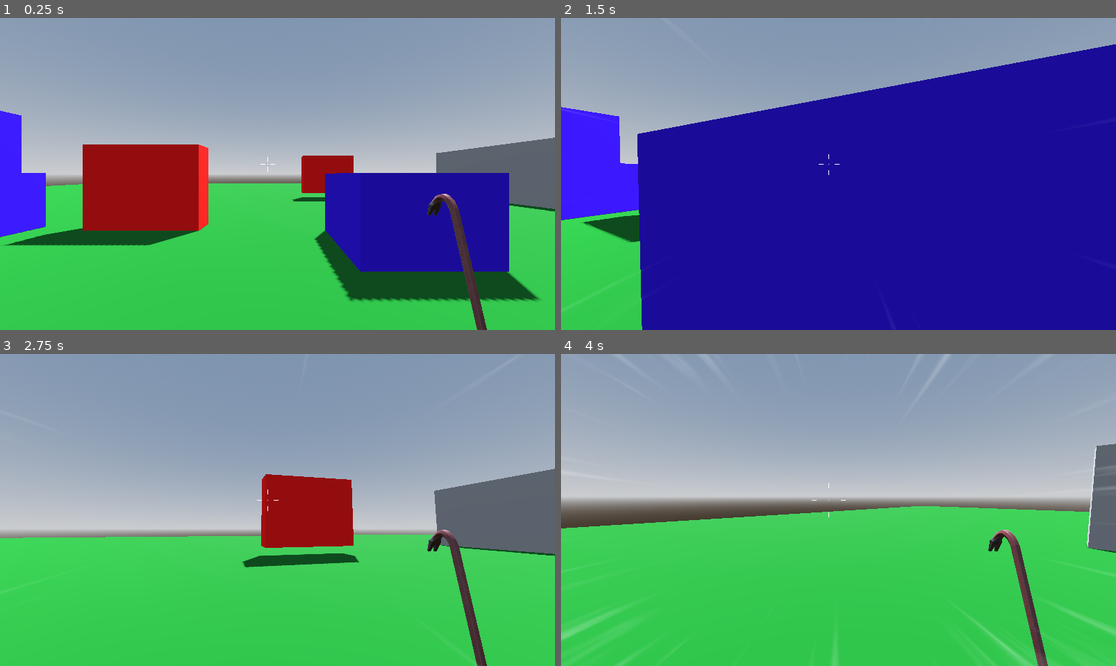
Above: before the commit, frames 1-4 (two rows, left to right).
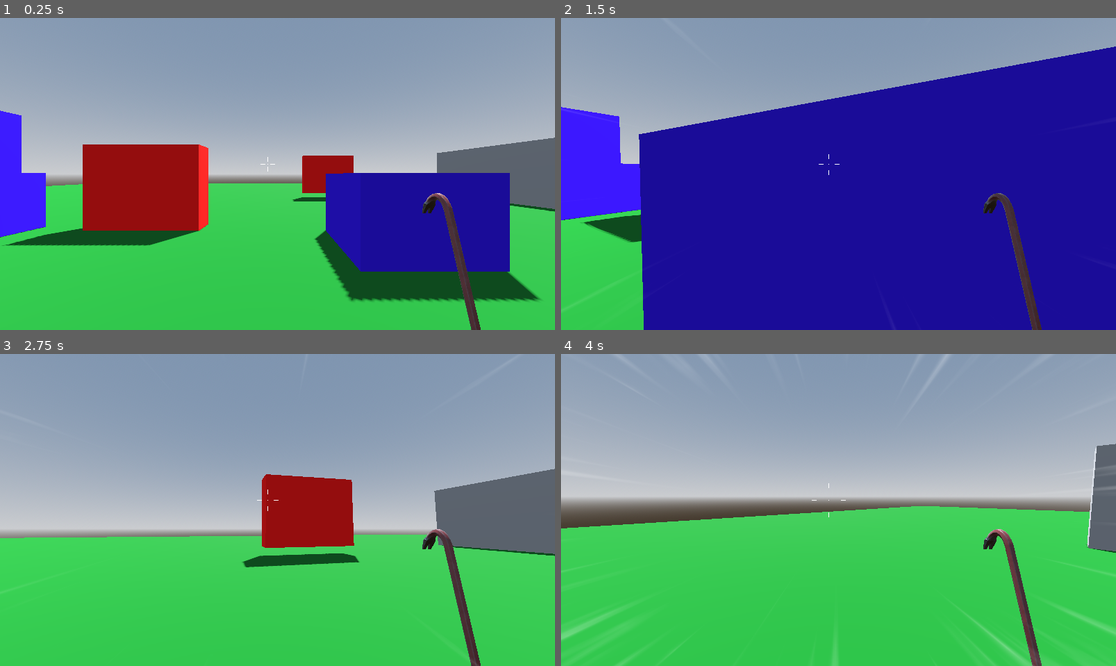
Above: after the commit, the same moments.

Repository: EduRoDev/fps-tutorial
Game: Godot game, scene res://Levels/Level1.tscn
Same seed, same stepped clock (60 frames per second), same inputs: the game is played once before the commit and once after it.
Inputs (mouse positions are in pixels of both pictures, inside the frame that each line leads up to):
- Up to frame 1 (0.25 s): no input
- Up to frame 2 (1.5 s): tap Enter at 0.5 s; move the mouse to (866, 174) at 0.52 s; hold C (crouch) 0.53-1.28 s; hold W (move_forward) from 0.53 s (still down); tap Space (jump) at 0.77 s; move the mouse to (810, 174) at 1.27 s; tap Shift (sprint) at 1.35 s
- Up to frame 3 (2.75 s): keep holding W (move_forward); tap Space (jump) at 1.52 s; move the mouse to (288, 503) at 2.02 s; hold C (crouch) from 2.03 s (still down)
- Up to frame 4 (4 s): keep holding W (move_forward); move the mouse to (832, 516) at 2.77 s; release C (crouch) at 2.78 s; tap Shift (sprint) at 2.85 s; tap Space (jump) at 3.02, 3.77 s; move the mouse to (877, 513) at 3.52 s; hold C (crouch) from 3.53 s (still down)

The runs differ from the first frame. In frame 1, 1.2% of the frame differs, in the area x 0-100%, y 38-100%; in frame 2, 1.5%, in the area x 0-100%, y 8-100%; in frame 3, 1.1%; in frame 4, 1.3%.

Commit message:
feat: mejora en la animacion de correr

Diff:
--- a/Controller/Player.tscn
+++ b/Controller/Player.tscn
@@ -165,9 +165,9 @@
 tracks/0/interp = 1
 tracks/0/loop_wrap = true
 tracks/0/keys = {
-"handle_modes": PackedInt32Array(2, 3, 3, 3, 2, 3, 3, 3, 3),
-"points": PackedFloat32Array(-0.0025415085, -0.2487429, -0.027668407, 0.033333335, 0.0037077656, 0.06503503, -0.06666666, -0.0006497726, 0.06666666, 0.0006497726, -0.02788271, -0.06666666, -0.0006497726, 0.06666666, 0.0006497726, 0.0429427, -0.11054057, -0.009066582, 0.11054057, 0.009066582, -0.019961895, -0.018233202, 0, 0.043873847, 0, 0.109219685, -0.073254704, -0.012535665, 0.073254704, 0.012535665, -0.048675492, -0.039921463, 0.043178394, 0.039921463, -0.043178394, -0.072717145, -0.039921403, -0.03342843, 0.039921403, 0.03342843, 0.008504656, -0.106588125, -0.008357106, 0.106588125, 0.008357106),
-"times": PackedFloat32Array(0, 0.16666667, 0.3, 0.46666667, 0.6, 0.76666665, 1.0333333, 1.1666666, 1.3666667)
+"handle_modes": PackedInt32Array(2, 3, 3, 3, 3, 3, 3, 3),
+"points": PackedFloat32Array(-0.0025415085, -0.2487429, -0.027668407, 0.033333335, 0.0037077656, 0.060285393, -0.06666666, -0.0006497726, 0.06666666, 0.0006497726, -0.02788271, -0.10337931, -0.0011822972, 0.10337931, 0.0011822972, 0.07921402, -0.10337928, -3.4295022e-05, 0.10337928, 3.4295022e-05, -0.04977826, -0.105059326, -0.000443805, 0.105059326, 0.000443805, 0.09046415, -0.077112615, -7.450581e-09, 0.077112615, 7.450581e-09, -0.06575525, -0.12201357, -0.0017752275, 0.12201357, 0.0017752275, 0.0021469428, -0.089467406, 0, 0.089467406, 0),
+"times": PackedFloat32Array(0, 0.13333334, 0.3, 0.46666667, 0.6333333, 0.9, 1.1, 1.4)
 }
 tracks/1/type = "bezier"
 tracks/1/imported = false
@@ -176,9 +176,9 @@
 tracks/1/interp = 1
 tracks/1/loop_wrap = true
 tracks/1/keys = {
-"handle_modes": PackedInt32Array(3, 3, 2, 2, 3, 3, 3, 3, 3),
-"points": PackedFloat32Array(-0.0038410567, -0.033333335, 0, 0.033333335, 0, 0.050090216, -0.06666667, -0.009096842, 0.06666667, 0.009096842, -0.018136093, -0.13304101, -0.103735976, 0.03333333, 0.025990976, 0.0091544315, -0.00016666453, -5.866425e-05, 0.04983334, 0.017540837, 0.07543142, -0.09341192, -0.12953515, 0.09341192, 0.12953515, -0.09500258, -0.073254764, 0.032035574, 0.073254764, -0.032035574, 0.11392509, -0.06007856, 0.0027856976, 0.06007856, -0.0027856976, -0.017002916, -0.073254704, 0.073821105, 0.073254704, -0.073821105, 0.007854883, -0.06666666, 0, 0.06666666, 0),
-"times": PackedFloat32Array(0, 0.1, 0.3, 0.36666667, 0.6, 0.8333333, 1, 1.1666666, 1.3666667)
+"handle_modes": PackedInt32Array(3, 3, 3, 3, 3, 3, 3, 3),
+"points": PackedFloat32Array(-0.0038410567, -0.033333335, 0, 0.033333335, 0, 0.08350254, -0.06666667, 0.000443805, 0.06666667, -0.000443805, -0.05015622, -0.099999994, -0.0007147528, 0.099999994, 0.0007147528, 0.1006566, -0.06666669, 0, 0.06666669, 0, -0.049334474, -0.10327339, -0.001331415, 0.10327339, 0.001331415, 0.1142369, -0.09297186, 0, 0.09297186, 0, -0.056435335, -0.12280071, -0.000443805, 0.12280071, 0.000443805, 0.006309243, -0.06666666, 0, 0.06666666, 0),
+"times": PackedFloat32Array(0, 0.13333334, 0.3, 0.46666667, 0.6333333, 0.9, 1.1, 1.4)
 }
 tracks/2/type = "bezier"
 tracks/2/imported = false
@@ -188,7 +188,7 @@
 tracks/2/loop_wrap = true
 tracks/2/keys = {
 "handle_modes": PackedInt32Array(2, 2),
-"points": PackedFloat32Array(-0.00028870231, -0.25, 0, 0.25, 0, -0.0016815534, -0.18333332, 0.0006964255, 0, 0),
+"points": PackedFloat32Array(0.0012593066, -0.25, 0, 0.25, 0, -0.0016815534, -0.18333332, 0.0006964255, 0, 0),
 "times": PackedFloat32Array(0.33333334, 1.4)
 }
 tracks/3/type = "value"
@@ -502,6 +502,7 @@
 transform = Transform3D(1, 0, 0, 0, 1, 0, 0, 0, 1, 0, 1.5, 0)
 
 [node name="Camera3D" type="Camera3D" parent="CameraController"]
+transform = Transform3D(1, 0, 0, 0, 1, 0, 0, 0, 1, -0.009677293, 0.0018045253, 0.0004991002)
 cull_mask = 1048573
 
 [node name="ReflectionProbe" type="ReflectionProbe" parent="CameraController/Camera3D"]
